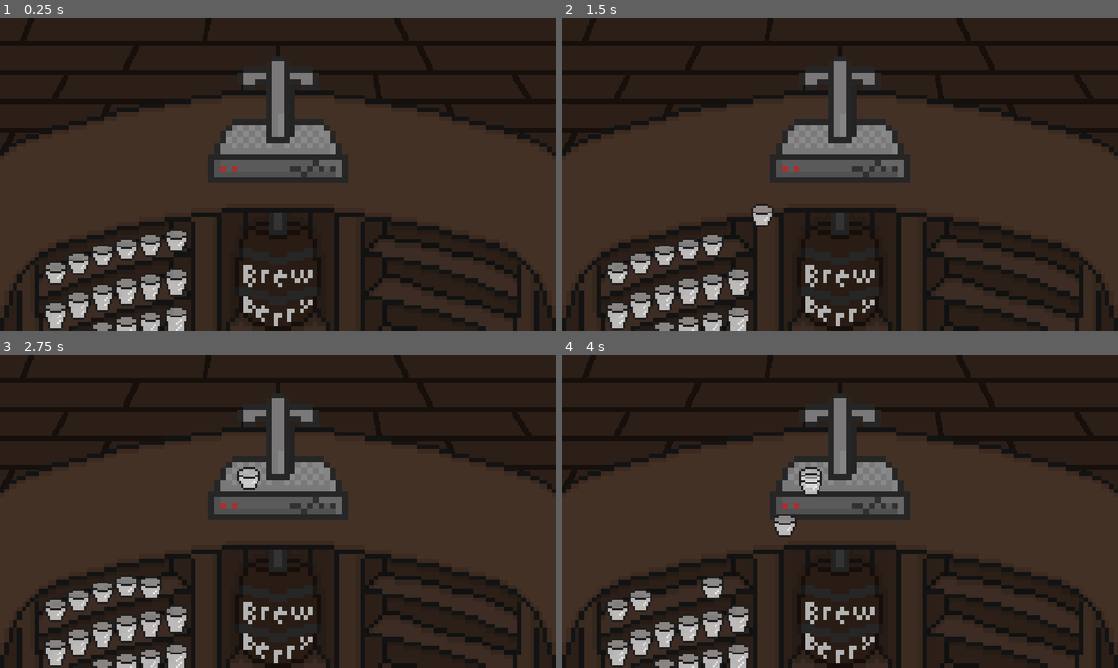
Above: before the commit, frames 1-4 (two rows, left to right).
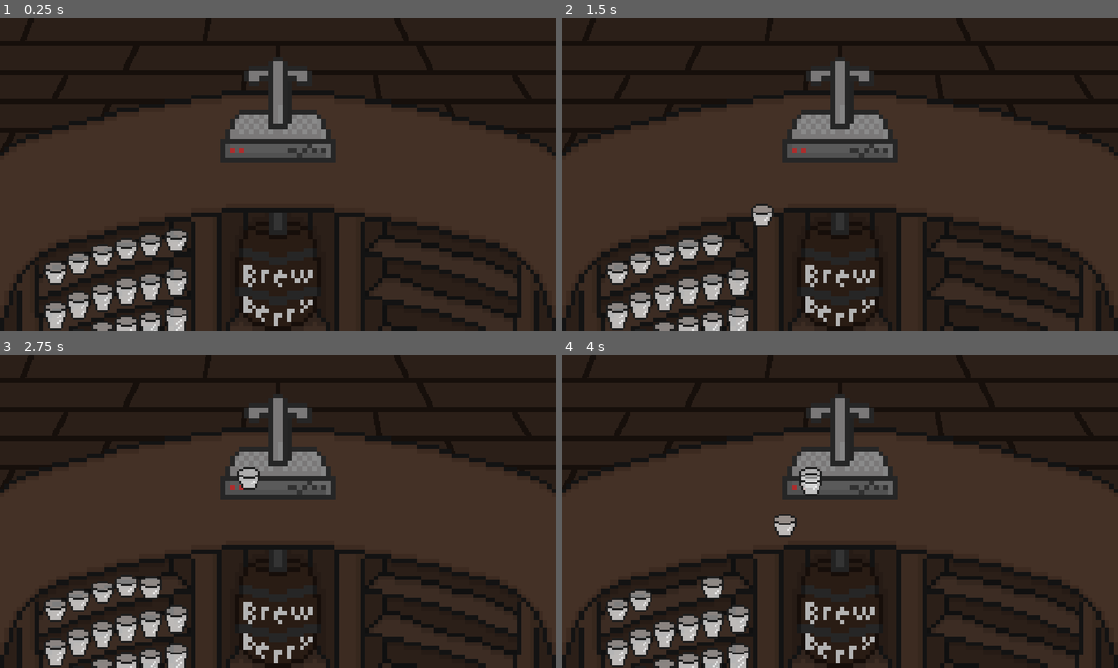
Above: after the commit, the same moments.

Repository: RafaeloxMC/brewberry
Game: Godot game, scene res://scenes/game.tscn
Same seed, same stepped clock (60 frames per second), same inputs: the game is played once before the commit and once after it. The project has no main scene, so this scene is started directly.
Inputs (mouse positions are in pixels of both pictures, inside the frame that each line leads up to):
- Up to frame 1 (0.25 s): no input
- Up to frame 2 (1.5 s): tap Enter at 0.5 s; drag from (784, 168) to (739, 227) at 0.52 s; tap Space at 1.25 s; drag from (739, 233) to (812, 121) at 1.27 s
- Up to frame 3 (2.75 s): tap Enter at 2 s; move the mouse to (150, 567) at 2.02 s; hold Right from 2.03 s (still down); tap Shift at 2.1 s; click (150, 567) at 2.17 s
- Up to frame 4 (4 s): release Right at 2.75 s; tap Space at 2.75 s; drag from (689, 574) to (784, 505) at 2.77 s; tap Enter at 3.5 s; drag from (662, 577) to (812, 464) at 3.52 s

The runs differ from the first frame. In frame 1, 4.2% of the frame differs, in the area x 37-63%, y 12-53%; in frame 2, 4.2%; in frame 3, 4.0%; in frame 4, 3.9%.

Commit message:
Resize and move fountain on counter

Diff:
--- a/scenes/game.tscn
+++ b/scenes/game.tscn
@@ -41,8 +41,8 @@
 texture = ExtResource("1_uwrxv")
 
 [node name="Fountain" parent="." unique_id=987769952 instance=ExtResource("3_lnu2h")]
-position = Vector2(576, 150)
-scale = Vector2(12, 12)
+position = Vector2(576, 140)
+scale = Vector2(10, 10)
 
 [node name="Cups" type="Node2D" parent="." unique_id=97841430]
 
